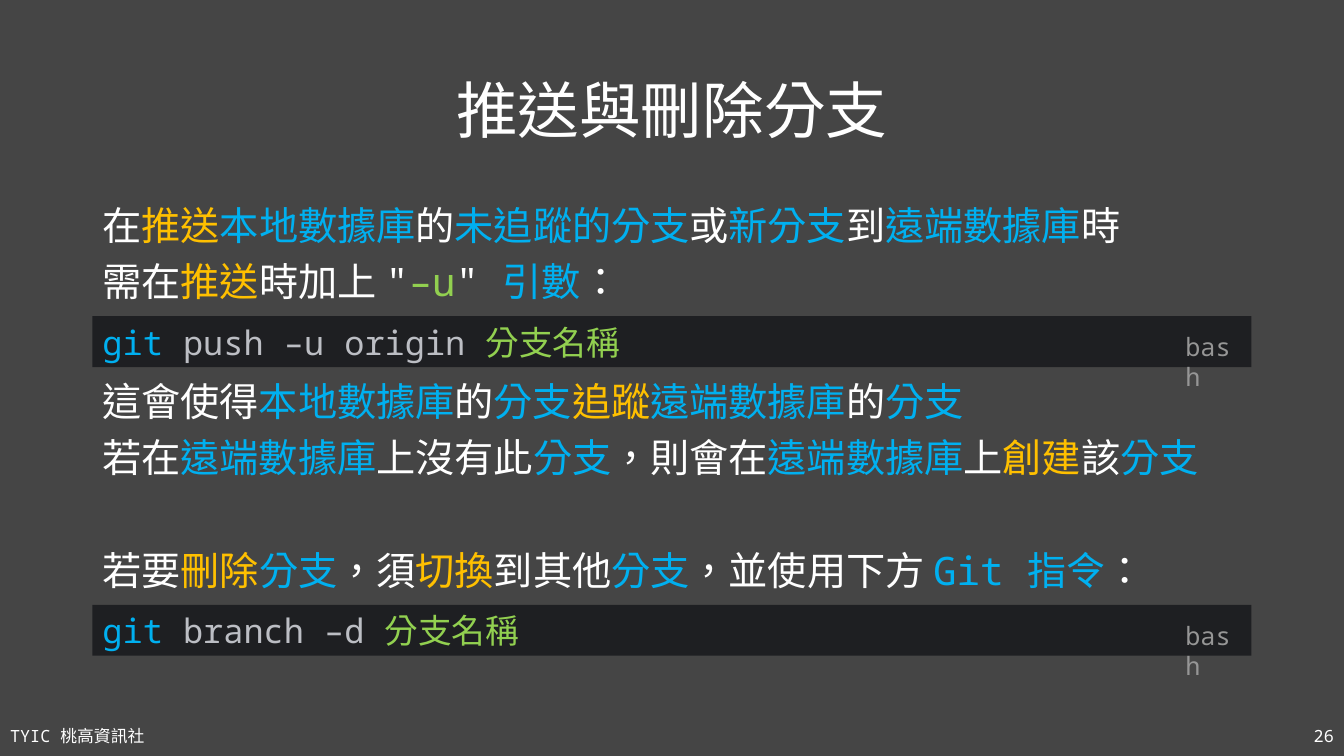
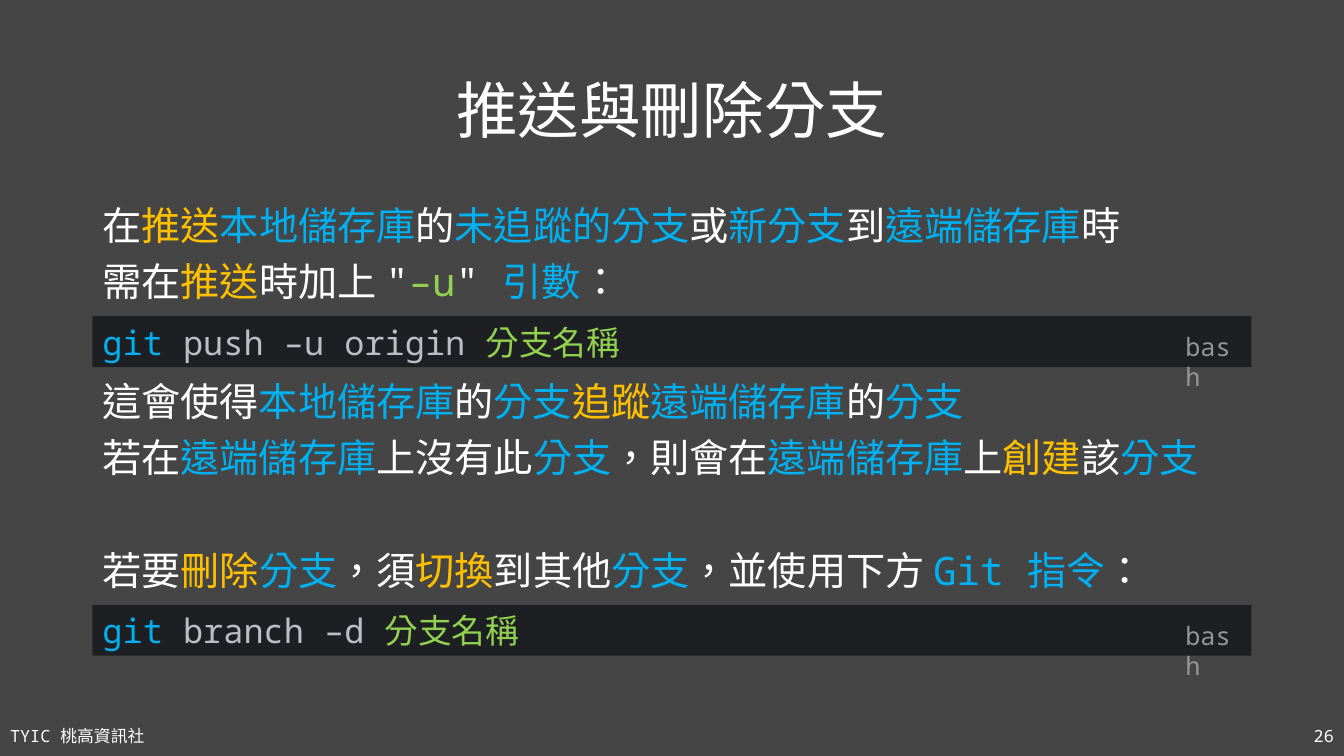
Before and after one commit to TYSHIC/slides, a slide deck: slide 26 of ppt/16_Git 與 Github.pptx. Drawn at 1344x756 pixels with LibreOffice and Linux fonts; fonts in the diff are those of the drawing. Boxes give left, top, right and bottom in pixels: in the first picture for what was removed or moved away, otherwise in the second. Text is boxed around its words. In the diff, an @@ line names an element or a change of style, - is before the commit and + after.

```diff
--- a/ppt/16_Git 與 Github.pptx
+++ b/ppt/16_Git 與 Github.pptx
@@ text at bbox=[102, 207, 1120, 243]: text changed @@
-在推送本地數據庫的未追蹤的分支或新分支到遠端數據庫時
+在推送本地儲存庫的未追蹤的分支或新分支到遠端儲存庫時
@@ text at bbox=[102, 382, 1198, 475]: text changed @@
-這會使得本地數據庫的分支追蹤遠端數據庫的分支
-若在遠端數據庫上沒有此分支，則會在遠端數據庫上創建該分支
+這會使得本地儲存庫的分支追蹤遠端儲存庫的分支
+若在遠端儲存庫上沒有此分支，則會在遠端儲存庫上創建該分支
```
Also in this commit, not shown: 19 other slides changed, 4 other files.
